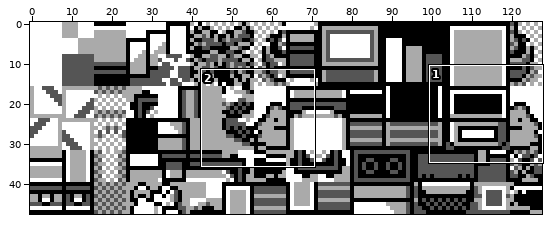
File history of a sprite sheet, gfx/tilesets/facility.png. The first picture is a wide view before the edit; the outline marks the close-up.
Close-up. Earlier state:
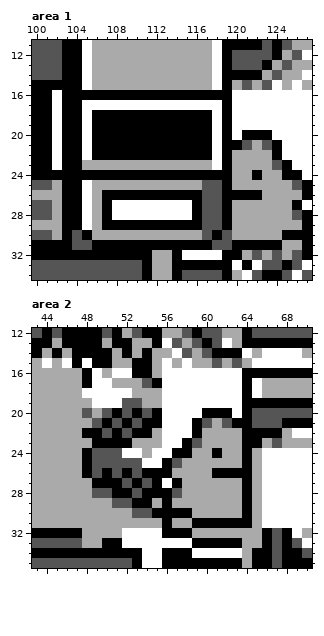
The file is 128x48 pixels. Shown: area 1: x 100..127, y 11..34; area 2: x 43..70, y 12..35.
The same view after the edit:
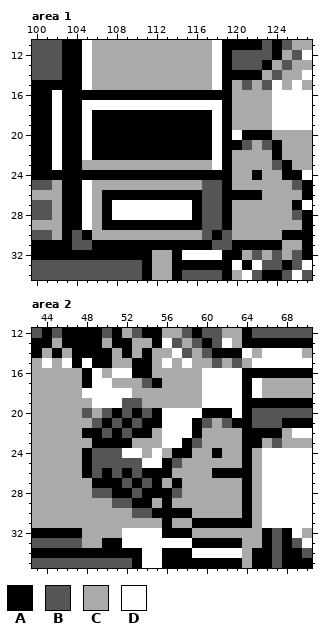
Palette (. is transparent): A #000000  B #555555  C #aaaaaa  D #ffffff
The exact change:
Changed rows in their new state; - is an unchanged pixel.
Area 1:
first column x 120:
16 CCCC----
17 CCCC----
18 CCCC----
19 CCCC----
20 ----CCCC
21 -----CCC
22 -----CCC
23 ------CC
Area 2:
first column x 56:
16 CCCC
17 CCCC
18 CCCC
19 CCCC
first column x 56:
24 C
27 C
Where, in picture pixels (left, top, right, bottom), the same in both close-ups:
changed: (232, 90, 312, 170)
changed: (162, 368, 202, 408)
changed: (162, 448, 172, 488)
